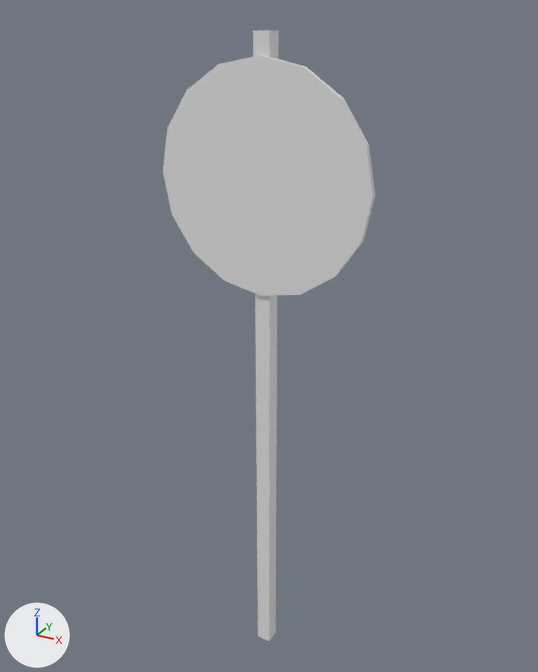
Two versions of the FBX model InDeWeg/Assets/Delivery/Models/WegObjecten/snelheids bord.fbx, one commit apart.
Both versions are drawn from a camera (50 mm lens) standing at (0.947, -1.707, 1.98) and looking at (-0.02, 0.052, 1.1). Arrows for +X, +Y and +Z are at lower left; the lights stay in place. Where no turn or scale is listed for an object, it has been applied to the vertices.

Names of what the first picture shows: 'snelheids bord'.
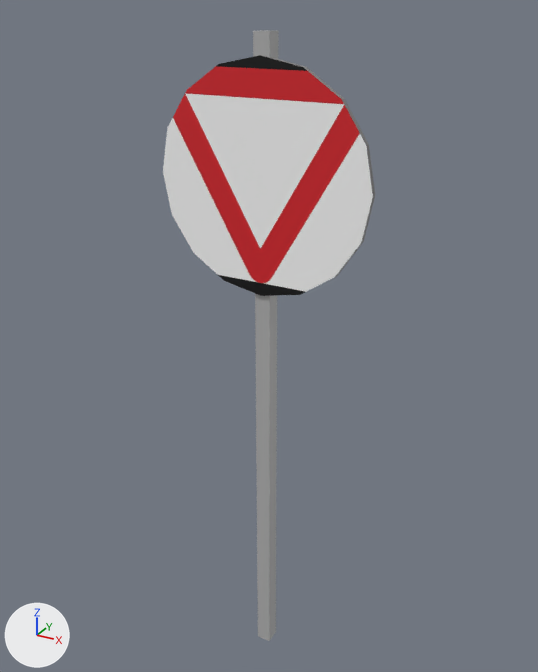
Where the change shows, as pixel boxes [x1, y1, x2, y2] in the pictures (538 x 672 px):
part 1 of me_cube_004, recoloured
    both: [253, 30, 375, 641]
part 2 of me_cube_004, recoloured
    both: [163, 55, 373, 296]

Diff of the bpy script that builds the scene:
```diff
--- a/InDeWeg/Assets/Delivery/Models/WegObjecten/snelheids bord.fbx.py
+++ b/InDeWeg/Assets/Delivery/Models/WegObjecten/snelheids bord.fbx.py
@@ img_voorrang_png @@
+img_voorrang_png = load_image('voorrang.png', '../../Textures/borden/voorrang.png', 1024, 1024, 'sRGB')
@@ img_ensega_palete_png @@
+img_ensega_palete_png = load_image('ensega palete.png', '../../../Farming/Import assets/ensega_palete.png', 32, 32, 'sRGB')
@@ mat_material_001 @@
+mat_material_001 = principled_material('Material.001')
+mat_material_001.texture = img_voorrang_png
@@ mat_material @@
+mat_material = principled_material('Material')
+mat_material.texture = img_ensega_palete_png
@@ me_cube_004 @@
 me_cube_004.from_pydata(...)  # 50 vertices, 46 faces; spans x -0.31..0.31, y -0.03..0.02, z 0.0..1.93
 # used by ob_snelheids_bord; location = (0.0, 0.0, 0.0)
+# me_cube_004 part 1: all 34 faces centred in x -0.3..0.3, y -0.02..0.02, z 0.0..1.93 switch from no material to mat_material (picture img_ensega_palete_png)
+# me_cube_004 part 2: all 12 faces centred in x -0.15..0.15, y -0.03, z 1.31..1.82 switch from no material to mat_material_001 (picture img_voorrang_png)
```
